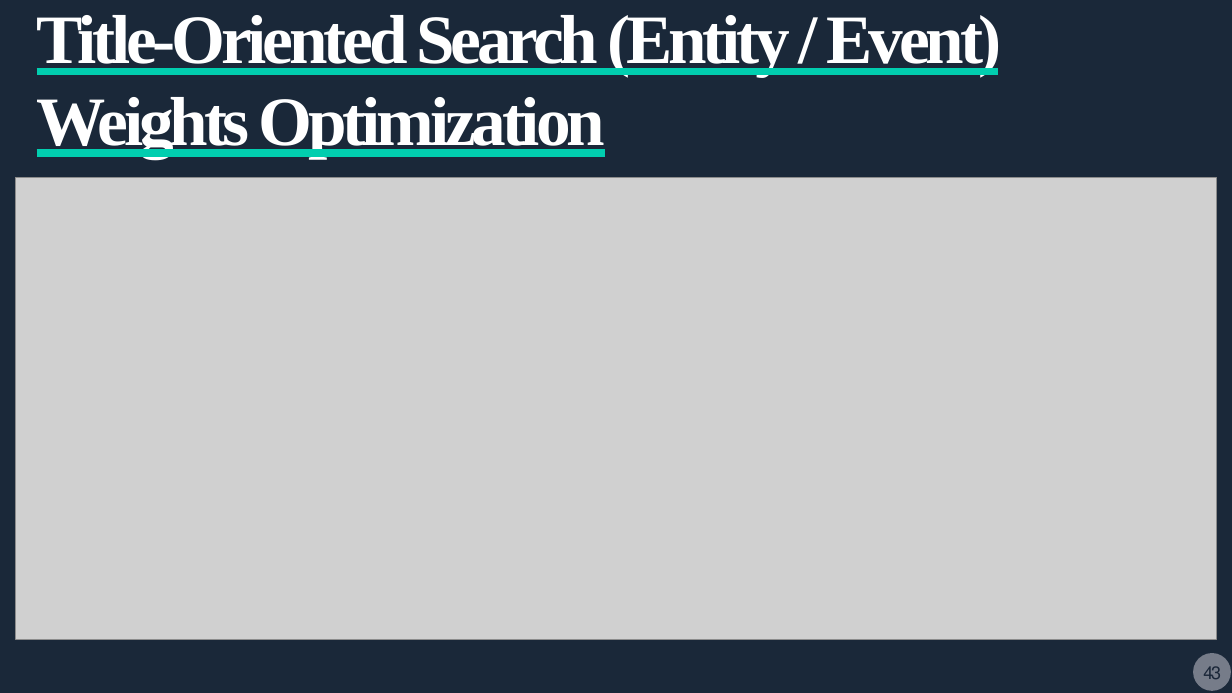
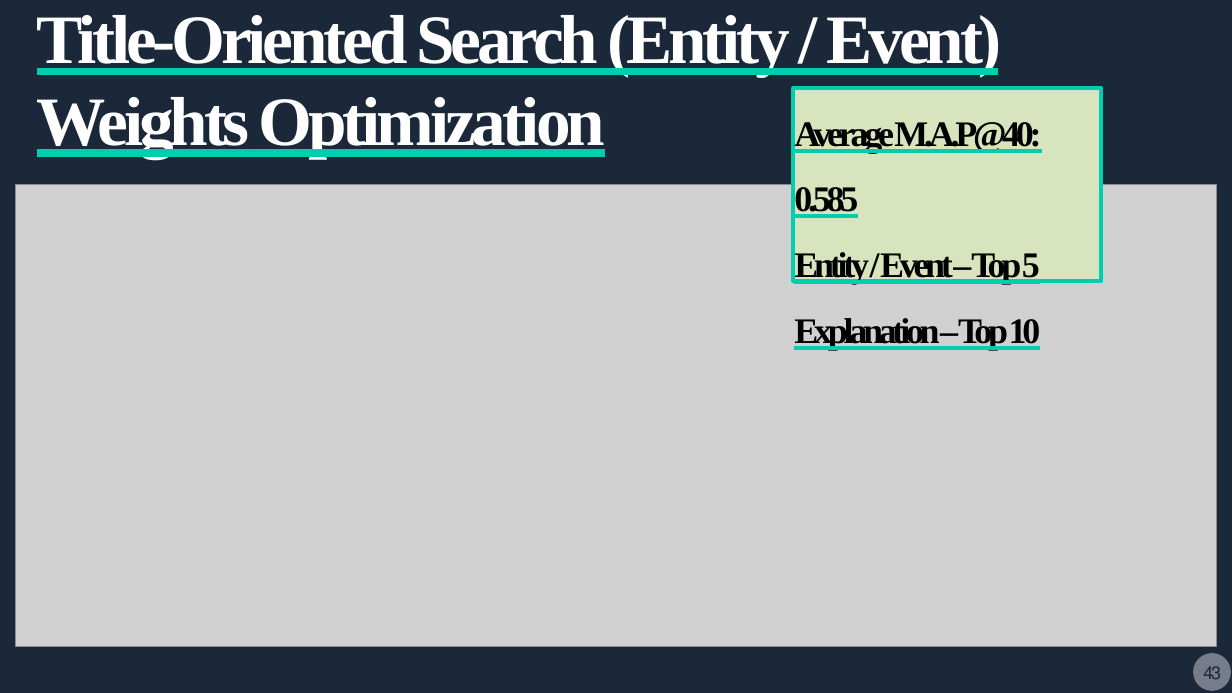
Before and after one commit to IdoParetsky/information-retrieval-final-project, a slide deck: slide 5 of Report.pptx. Drawn at 1232x693 pixels with LibreOffice and Linux fonts; fonts in the diff are those of the drawing; grey boxes stand for pictures; background and template pictures are left out. Boxes give left, top, right and bottom in pixels: in the first picture for what was removed or moved away, otherwise in the second. Text is boxed around its words. In the diff, an @@ line names an element or a change of style, - is before the commit and + after.

```diff
--- a/Report.pptx
+++ b/Report.pptx
@@ rectangle added at [793, 88, 1101, 281], fill #D7E4BD, outline #01CEAF 3 pt, 28 pt, text #000000, bold, underline @@
+Average M.A.P@40: 0.585
+Entity / Event – Top 5
+Explanation – Top 10
@@ picture: place and size @@
-picture at [16, 177, 1216, 640]
+picture at [16, 185, 1216, 647]
```
Also in this commit, not shown: 1 other slide changed, 1 other file.
